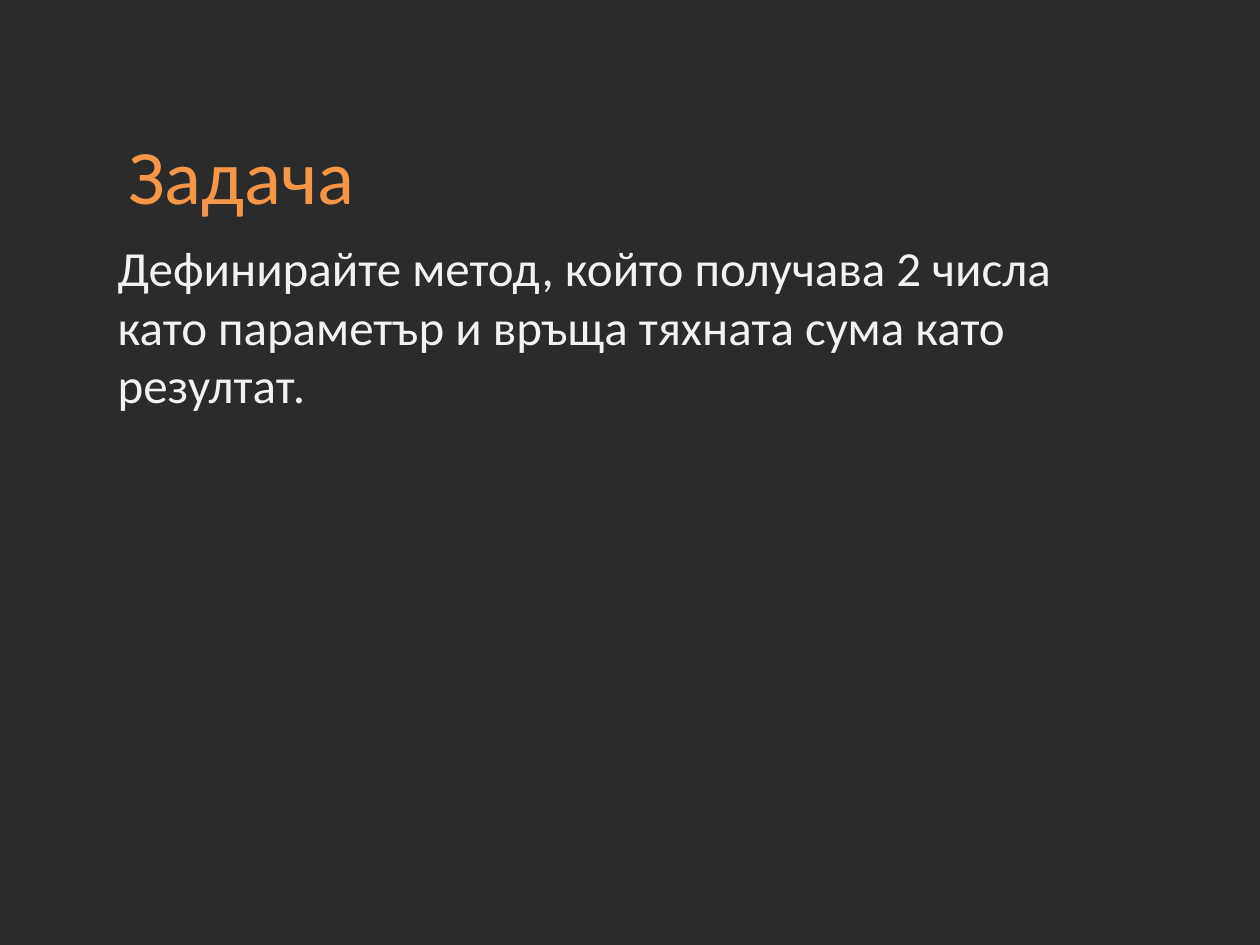
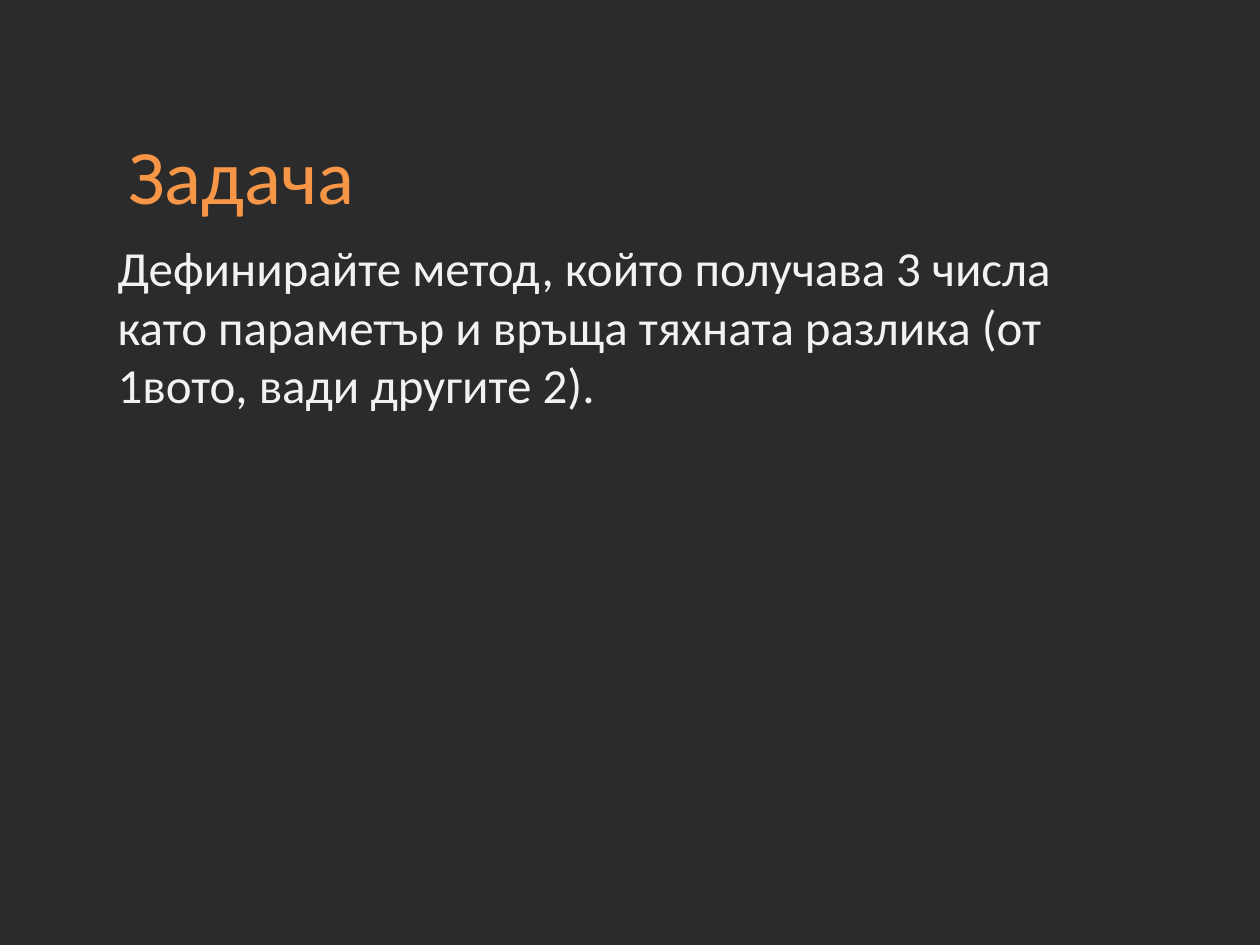
Before and after one commit to Academy-Soft-Intellect/Introduction-Into-Programming-Online, a slide deck: slide 14 of 08-Methods.pptx. Drawn at 1260x945 pixels with LibreOffice and Linux fonts; fonts in the diff are those of the drawing; background and template pictures are left out; a plain dark background stands for a picture behind light text. Boxes give left, top, right and bottom in pixels: in the first picture for what was removed or moved away, otherwise in the second. Text is boxed around its words. In the diff, an @@ line names an element or a change of style, - is before the commit and + after.

```diff
--- a/08-Methods.pptx
+++ b/08-Methods.pptx
@@ text at bbox=[118, 253, 1051, 411]: text changed @@
-Дефинирайте метод, който получава 2 числа като параметър и връща тяхната сума като резултат.
+Дефинирайте метод, който получава 3 числа като параметър и връща тяхната разлика (от 1вото, вади другите 2).
```
Also in this commit, not shown: 4 other files.
